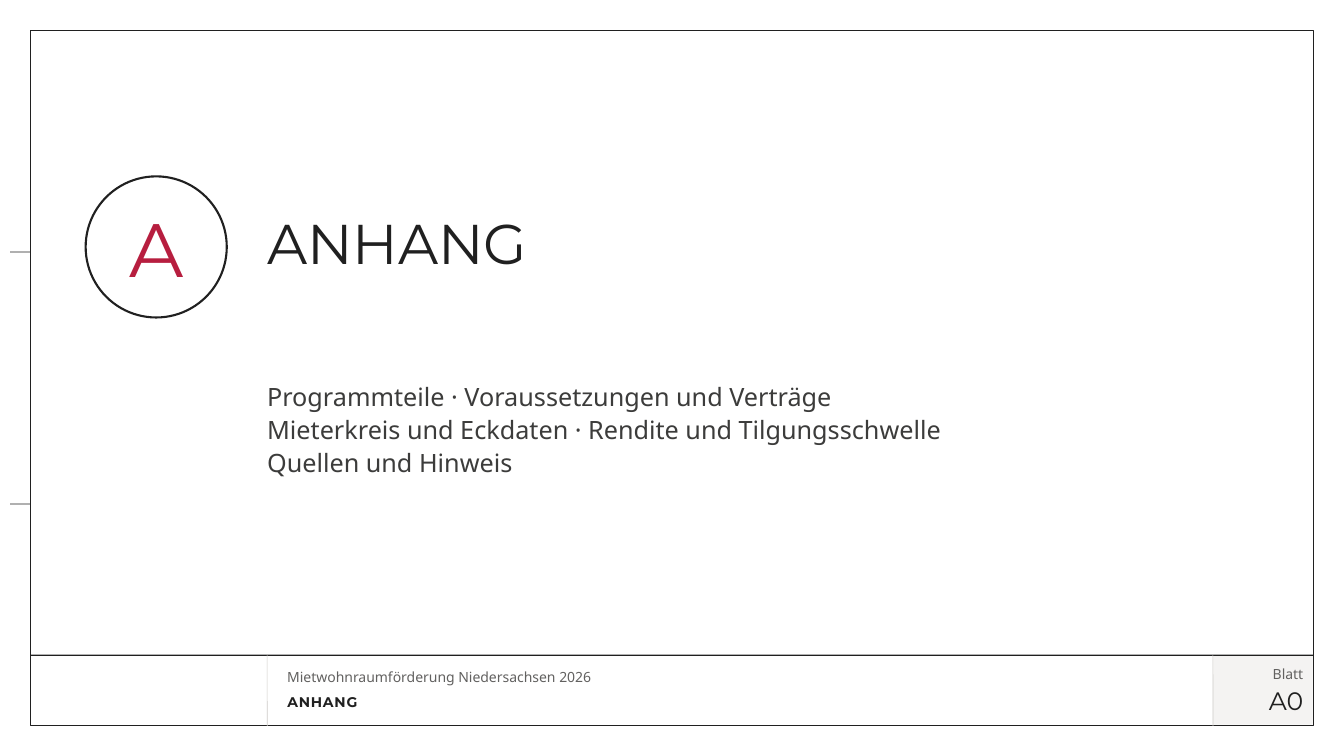
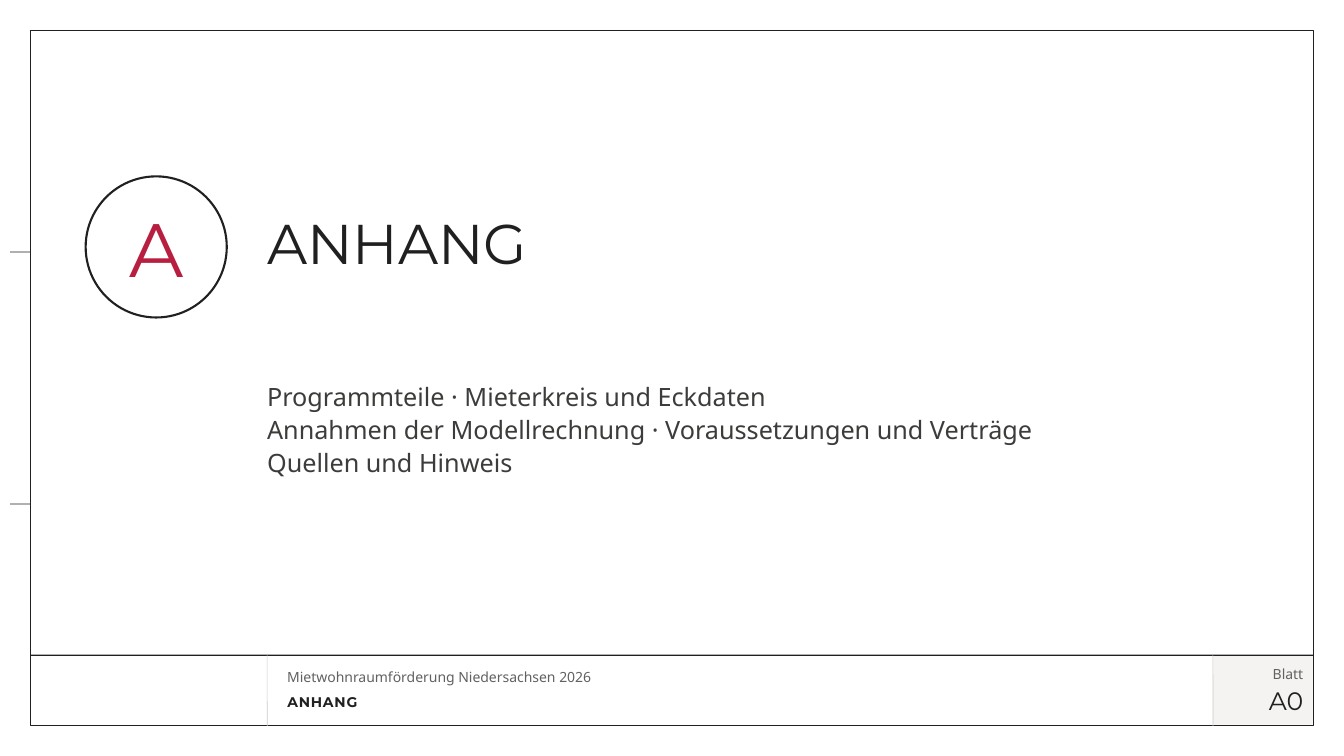
Before and after one commit to vgedaschko/NBank, a slide deck: slide 28 of praesentation/dist/PGN-Mietwohnraumfoerderung-Niedersachsen-2026-Vortrag.pptx (slide 29 before the commit). Drawn at 1344x756 pixels with LibreOffice and Linux fonts; fonts in the diff are those of the drawing; background and template pictures are left out. Boxes give left, top, right and bottom in pixels: in the first picture for what was removed or moved away, otherwise in the second. Text is boxed around its words. In the diff, an @@ line names an element or a change of style, - is before the commit and + after.

```diff
--- a/praesentation/dist/PGN-Mietwohnraumfoerderung-Niedersachsen-2026-Vortrag.pptx
+++ b/praesentation/dist/PGN-Mietwohnraumfoerderung-Niedersachsen-2026-Vortrag.pptx
@@ text at box(267, 387, 1032, 445): text changed @@
-Programmteile · Voraussetzungen und Verträge
-Mieterkreis und Eckdaten · Rendite und Tilgungsschwelle
+Programmteile · Mieterkreis und Eckdaten
+Annahmen der Modellrechnung · Voraussetzungen und Verträge
```
Also in this commit, not shown: 18 other slides changed, 4 slides added, 6 slides removed, 44 other files.
